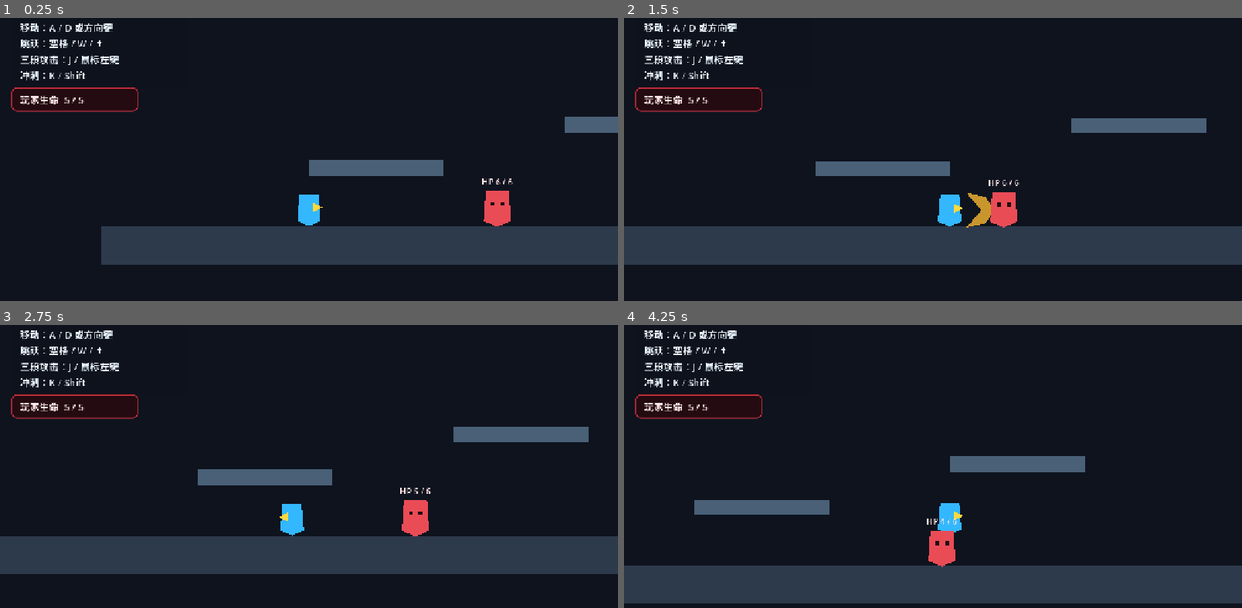
Above: before the commit, frames 1-4 (two rows, left to right).
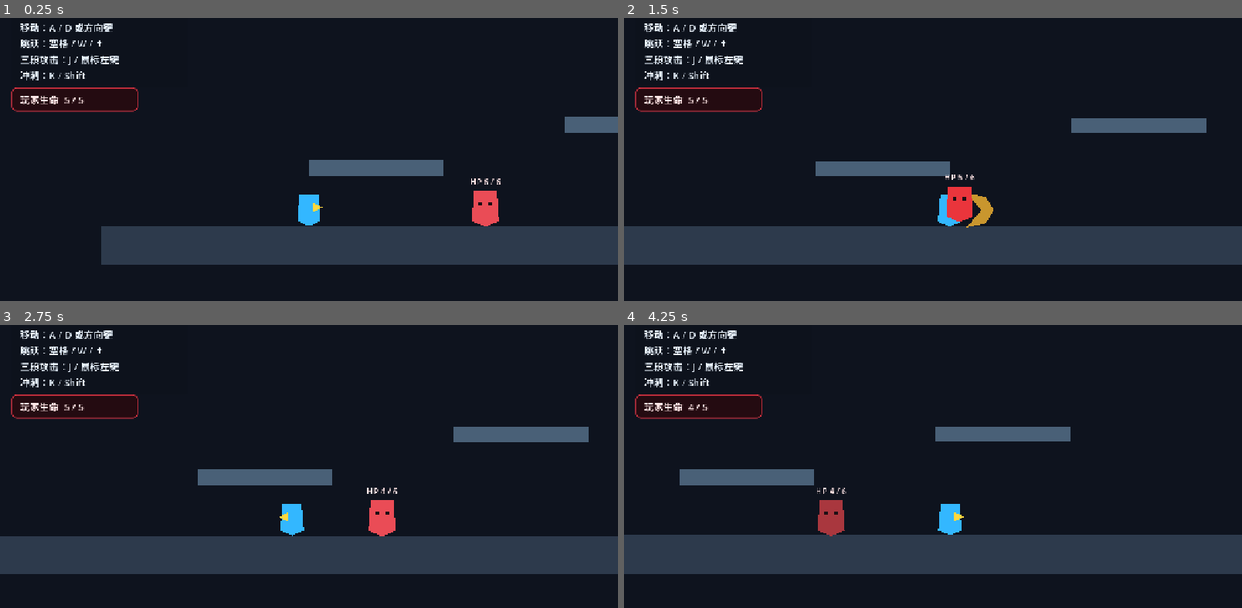
Above: after the commit, the same moments.

Repository: gaoyiyankami/holidaygame
Game: Godot game, scene res://scenes/main/main.tscn
The game is run twice, just before and just after one commit, with the same random seed, the same clock (stepped at 60 frames per second) and the same inputs.
Inputs:
- Up to frame 1 (0.25 s): no input
- Up to frame 2 (1.5 s): hold D (move_right) from 0.53 s (still down); tap J (attack) at 0.6, 1.35 s; tap Space (jump) at 0.77 s
- Up to frame 3 (2.75 s): tap Space (jump) at 1.52 s; release D (move_right) at 2.03 s; hold A (move_left) from 2.03 s (still down); tap K (dash) at 2.1 s; tap J (attack) at 2.3 s
- Up to frame 4 (4.25 s): release A (move_left) at 2.78 s; hold D (move_right) from 2.78 s (still down); tap J (attack) at 2.85, 3.6 s; tap Space (jump) at 3.02, 3.77 s

The runs differ from the first frame. In frame 1, 0.5% of the frame differs, in the area x 76-83%, y 56-74%; in frame 2, 1.0%; in frame 3, 1.1%; in frame 4, 27%, in the area x 0-100%, y 28-99%.

Commit message:
Fix enemy player targeting and add combat smoke test

Diff:
--- a/scenes/player/player.tscn
+++ b/scenes/player/player.tscn
@@ -10,7 +10,6 @@
 size = Vector2(76, 62)
 
 [node name="Player" type="CharacterBody2D"]
-groups = ["player"]
 collision_layer = 2
 collision_mask = 1
 script = ExtResource("1_player")
--- a/scripts/player/player.gd
+++ b/scripts/player/player.gd
@@ -57,6 +57,7 @@
 
 
 func _ready() -> void:
+	add_to_group("player")
 	_gravity = float(ProjectSettings.get_setting("physics/2d/default_gravity", 1600.0))
 	_health = max_health
 	health_changed.emit(_health, max_health)
--- /dev/null
+++ b/tests/combat_smoke_test.gd
@@ -0,0 +1,35 @@
+extends Node
+
+
+func _ready() -> void:
+	await get_tree().physics_frame
+	await get_tree().physics_frame
+
+	var player := $Main/Player as Player
+	var enemy := $Main/TrainingDummy as TrainingDummy
+	var enemy_start_x := enemy.global_position.x
+
+	await get_tree().create_timer(1.0).timeout
+	var enemy_moved := enemy.global_position.x < enemy_start_x - 40.0
+
+	await get_tree().create_timer(3.0).timeout
+	var player_was_attacked := player.get_health() < player.max_health
+
+	print("Combat smoke test: moved=%s attacked=%s enemy_x=%.1f player_hp=%d" % [
+		enemy_moved,
+		player_was_attacked,
+		enemy.global_position.x,
+		player.get_health(),
+	])
+	print("Enemy diagnostics: physics=%s state=%s target=%s velocity=%s" % [
+		enemy.is_physics_processing(),
+		enemy.get("_state"),
+		is_instance_valid(enemy.get("_target")),
+		enemy.velocity,
+	])
+	print("Player group diagnostics: member=%s count=%d" % [
+		player.is_in_group("player"),
+		get_tree().get_nodes_in_group("player").size(),
+	])
+
+	get_tree().quit(0 if enemy_moved and player_was_attacked else 1)
--- /dev/null
+++ b/tests/combat_smoke_test.tscn
@@ -0,0 +1,9 @@
+[gd_scene load_steps=3 format=3]
+
+[ext_resource type="Script" path="res://tests/combat_smoke_test.gd" id="1_test"]
+[ext_resource type="PackedScene" path="res://scenes/main/main.tscn" id="2_main"]
+
+[node name="CombatSmokeTest" type="Node"]
+script = ExtResource("1_test")
+
+[node name="Main" parent="." instance=ExtResource("2_main")]
Not shown, changed: export_presets.cfg
Not shown, added: tests/combat_smoke_test.gd.uid
Not shown, changed: README.md
